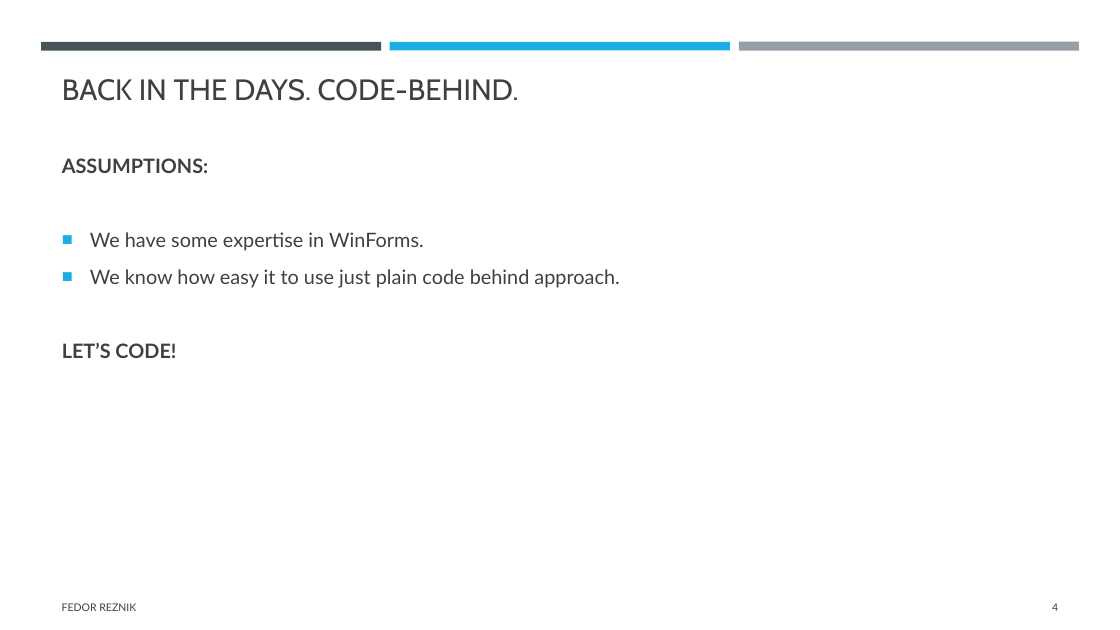
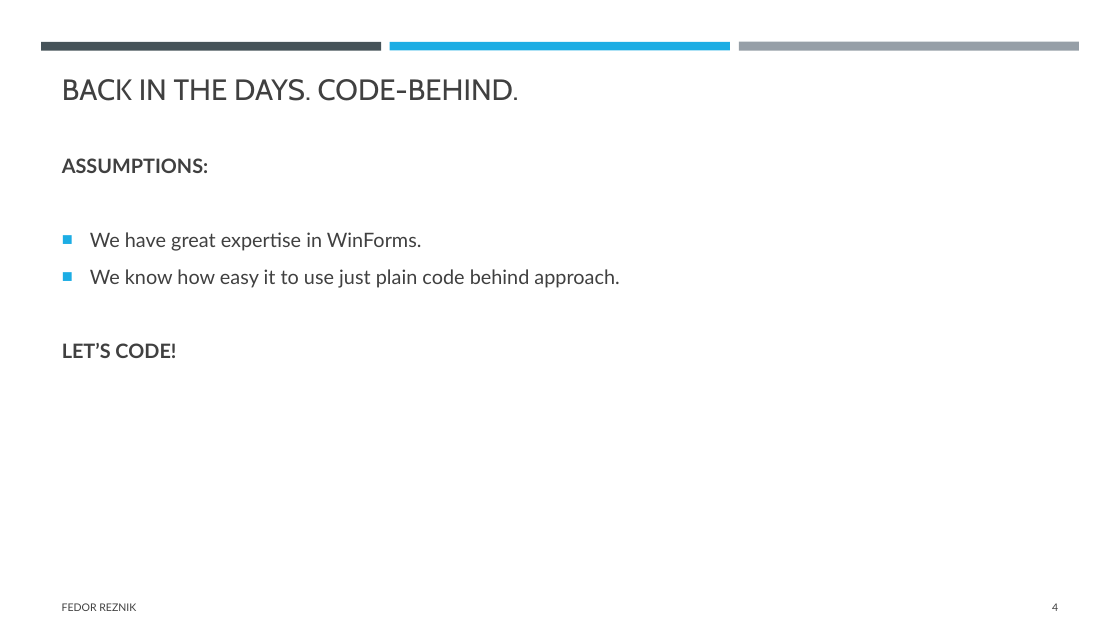
Before and after one commit to FedorReznik/ui-patterns-lecture, a slide deck: slide 4 of The history of UI architecture design approaches.pptx. Drawn at 1120x630 pixels with LibreOffice and Linux fonts; fonts in the diff are those of the drawing. Boxes give left, top, right and bottom in pixels: in the first picture for what was removed or moved away, otherwise in the second. Text is boxed around its words. In the diff, an @@ line names an element or a change of style, - is before the commit and + after.

```diff
--- a/The history of UI architecture design approaches.pptx
+++ b/The history of UI architecture design approaches.pptx
@@ text at bbox=[90, 232, 422, 251]: text changed @@
-■ We have some expertise in WinForms.
+■ We have great expertise in WinForms.
```
Also in this commit, not shown: 1 other slide changed, 3 slides added.
